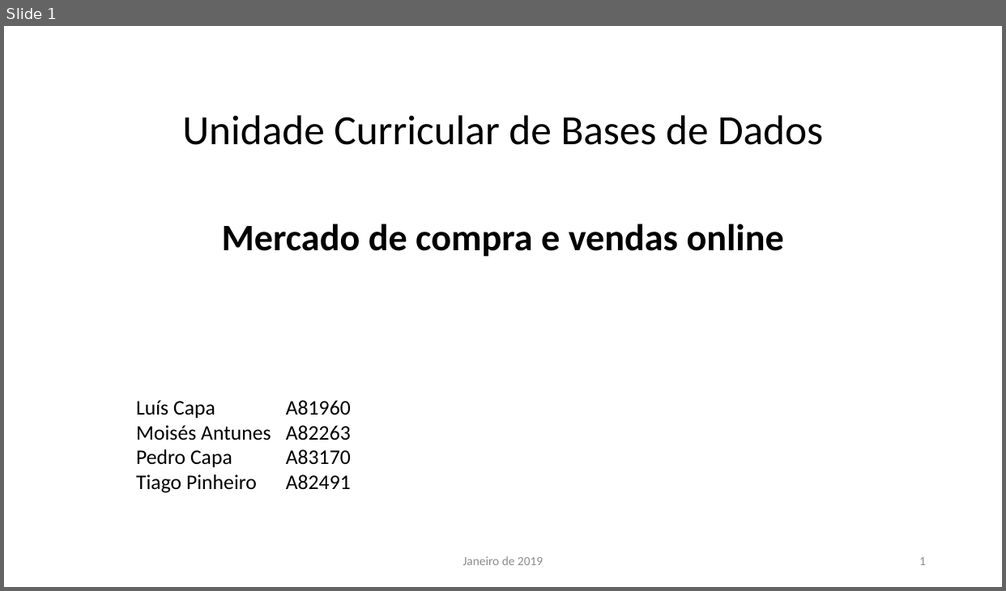
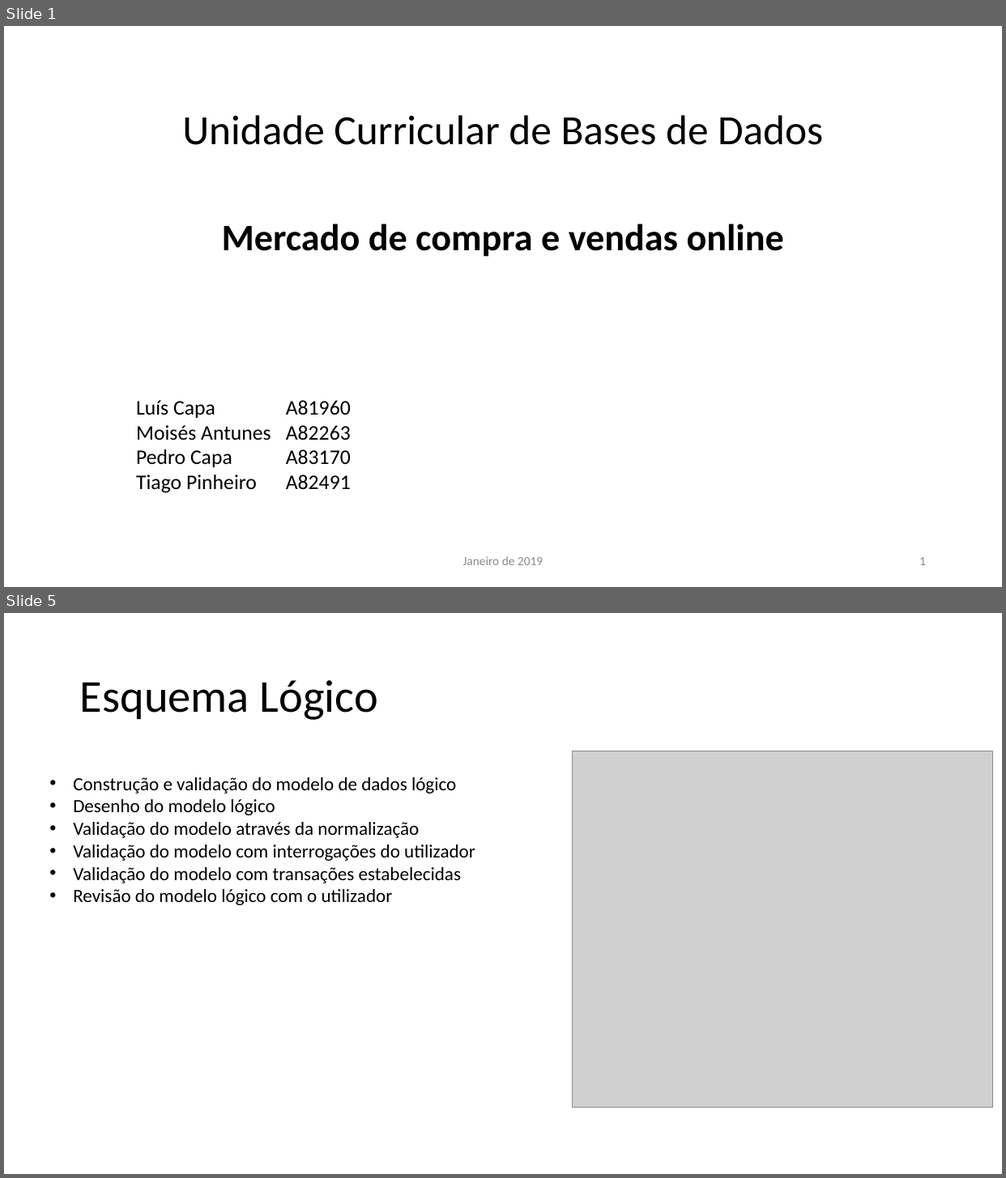
Before and after one commit to PedroCapa/BD, a slide deck: Apresentação BD.pptx. Shown one above the other, each under a label of ours: slide 1 before the commit, slides 1 and 5 after it; the slides between them are not shown. The pictures are 1006x591 and 1006x1178 pixels, drawn with LibreOffice and Linux fonts; fonts in the diff are those of the drawing; grey boxes stand for pictures. Boxes give left, top, right and bottom in pixels: in the first picture for what was removed or moved away, otherwise in the second. Text is boxed around its words. In the diff, an @@ line names an element or a change of style, - is before the commit and + after.

```diff
--- a/Apresentação BD.pptx
+++ b/Apresentação BD.pptx
@@ slide 5 added at (4,613,1002,1174), background #FFFFFF @@
@@ title added at (80,680,378,720), 44 pt, text #000000 @@
+Esquema Lógico
@@ picture added at (572,752,993,1108) @@
@@ text added at (73,777,475,905), 18 pt, text #000000 @@
+• Construção e validação do modelo de dados lógico
+• Desenho do modelo lógico
+• Validação do modelo através da normalização
+• Validação do modelo com interrogações do utilizador
+• Validação do modelo com transações estabelecidas
+• Revisão do modelo lógico com o utilizador
```
Also in this commit, not shown: 6 other slides added.
